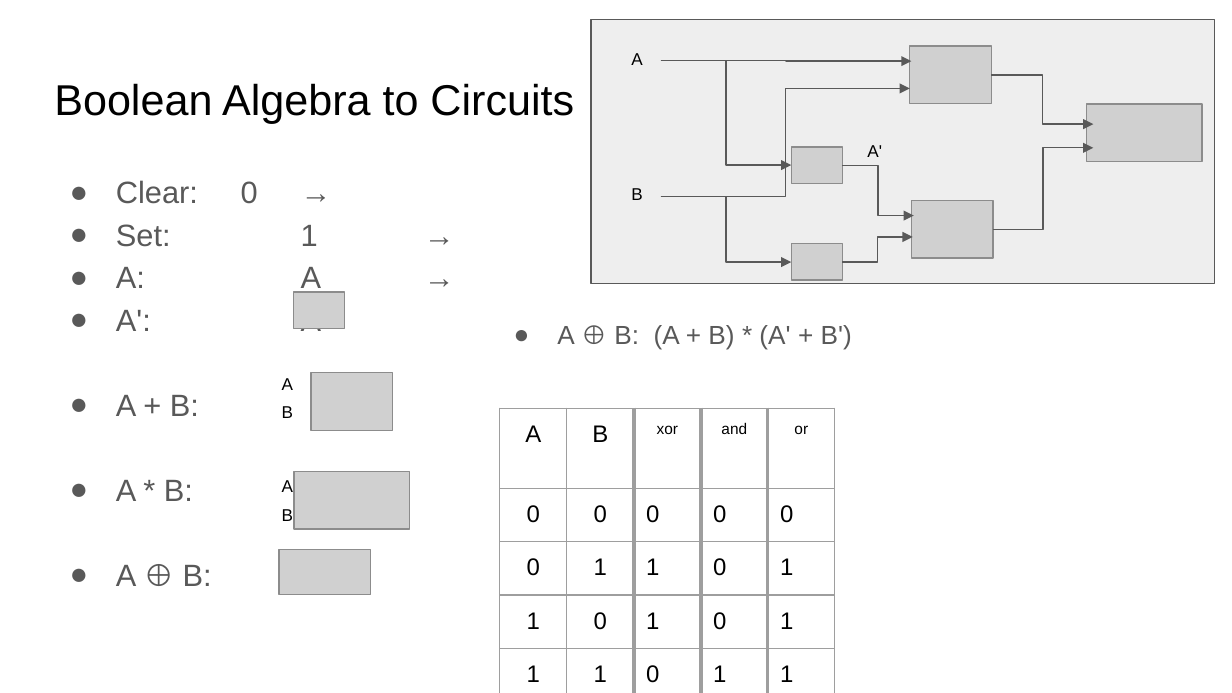
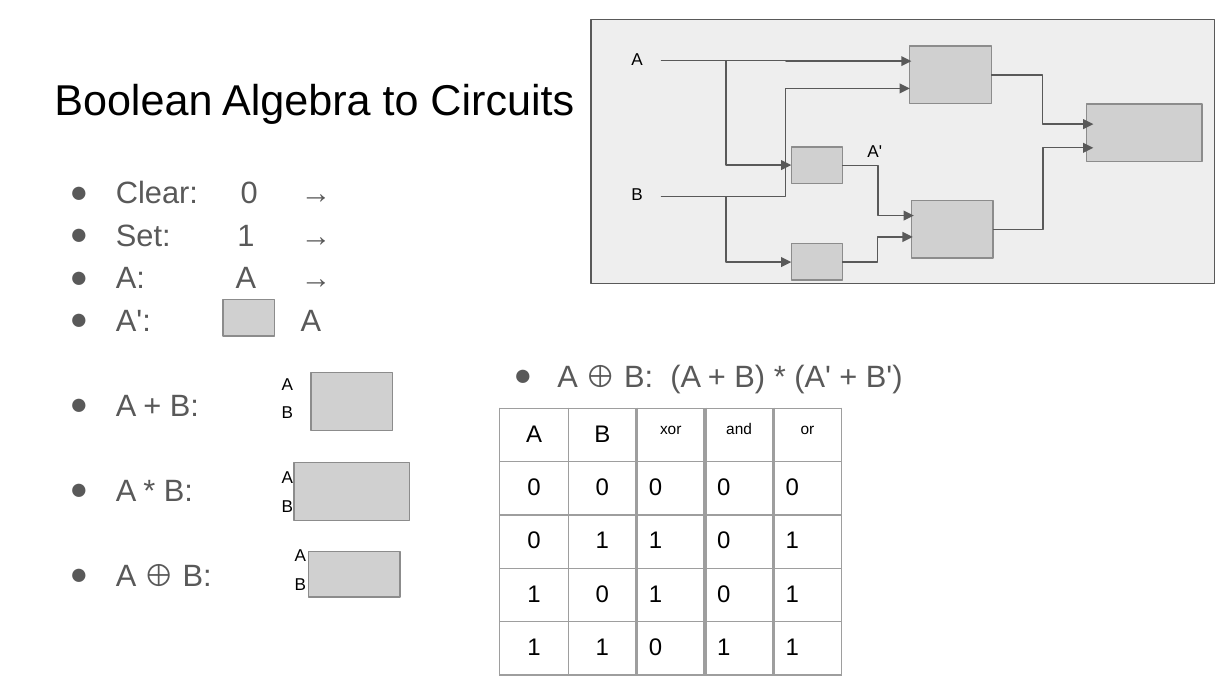
Before and after one commit to COMP122/comp122-s23, a slide deck: slide 6 of digital-logic/documents/.hidden/Introduction to Digitial.pptx. Drawn at 1232x693 pixels with LibreOffice and Linux fonts; fonts in the diff are those of the drawing; grey boxes stand for pictures. Boxes give left, top, right and bottom in pixels: in the first picture for what was removed or moved away, otherwise in the second. Text is boxed around its words. In the diff, an @@ line names an element or a change of style, - is before the commit and + after.

```diff
--- a/digital-logic/documents/.hidden/Introduction to Digitial.pptx
+++ b/digital-logic/documents/.hidden/Introduction to Digitial.pptx
@@ text "A ⊕ B: (A + ..." at (557,364,903,393): size 15.3 to 18 pt; line spacing 0.95 to 1.15 @@
@@ picture: place and size @@
-picture at (293,292,345,329)
+picture at (223,299,275,336)
@@ table: place and size @@
-table at (500,408,833,693)
+table at (500,408,839,675)
@@ 2 texts, 1 picture: place and size @@
-2 texts, 1 picture at (282,472,410,530)
+2 texts, 1 picture at (282,462,410,520)
@@ text added at (295,549,306,561), 10 pt, text #000000 @@
+A
@@ picture: place and size @@
-picture at (280,549,371,595)
+picture at (309,552,400,598)
@@ text added at (295,578,306,590), 10 pt, text #000000 @@
+B
```
Also in this commit, not shown: 11 other slides changed.
